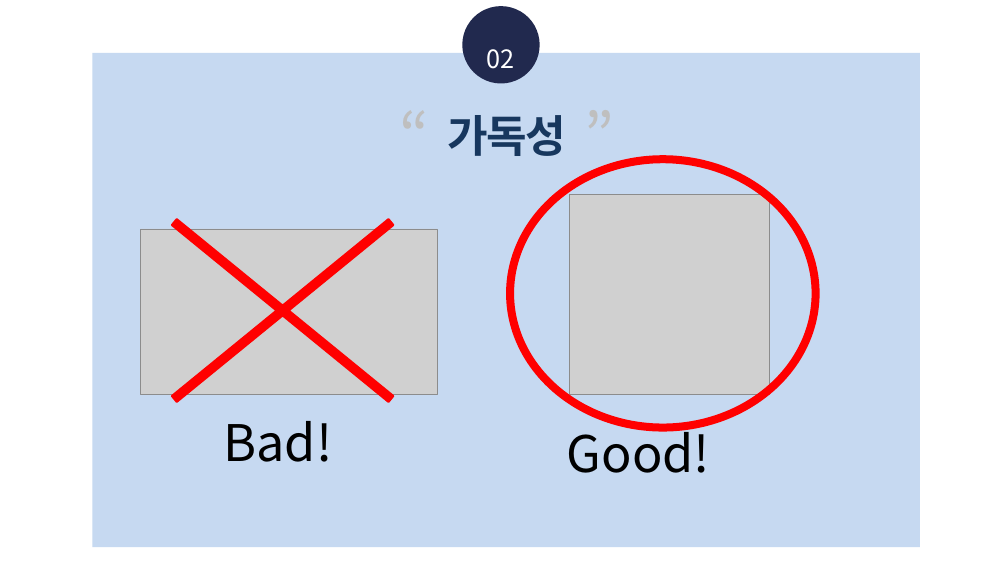
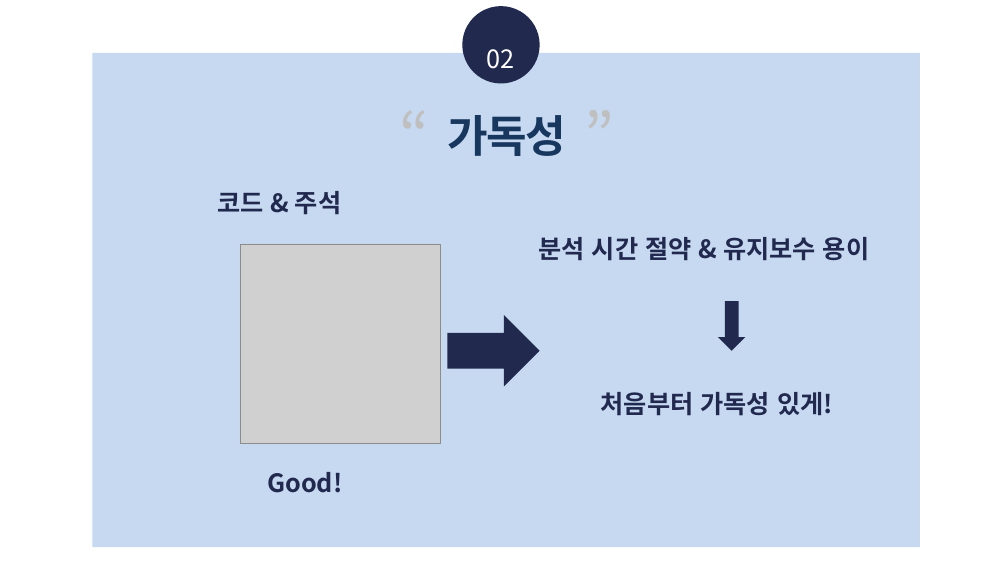
Before and after one commit to KimSolYi/WJ_PRACTICE, a slide deck: slide 8 of 인턴 수행과제 결과발표.pptx. Drawn at 1008x567 pixels with LibreOffice and Linux fonts; fonts in the diff are those of the drawing; grey boxes stand for pictures; background and template pictures are left out. Boxes give left, top, right and bottom in pixels: in the first picture for what was removed or moved away, otherwise in the second. Text is boxed around its words. In the diff, an @@ line names an element or a change of style, - is before the commit and + after.

```diff
--- a/인턴 수행과제 결과발표.pptx
+++ b/인턴 수행과제 결과발표.pptx
@@ cross removed at [74, 141, 491, 481] @@
@@ donut removed at [507, 157, 819, 431] @@
@@ text added at [217, 191, 341, 215], 24 pt, text #21294E, bold @@
+코드 & 주석
@@ picture removed at [141, 229, 437, 394] @@
@@ text added at [538, 237, 869, 261], 24 pt, text #21294E, bold @@
+분석 시간 절약 & 유지보수 용이
@@ picture: place and size @@
-picture at [569, 195, 769, 395]
+picture at [240, 244, 440, 444]
@@ right arrow added at [448, 315, 540, 386], fill #21294E @@
@@ right arrow added at [718, 301, 746, 351], fill #21294E @@
@@ text added at [601, 392, 833, 416], 24 pt, text #21294E, bold @@
+처음부터 가독성 있게!
@@ text removed at [223, 421, 332, 462] @@
-Bad!
@@ text "Good!": place and size @@
-text "Good!" at [567, 421, 710, 473]
+text "Good!" at [267, 472, 342, 493]
@@ text "Good!" at [267, 472, 342, 493]: size 48 to 24 pt, text colour #000000 to #21294E, bold on @@
```
Also in this commit, not shown: 11 other slides changed, 1 slide added, 1 other file.
